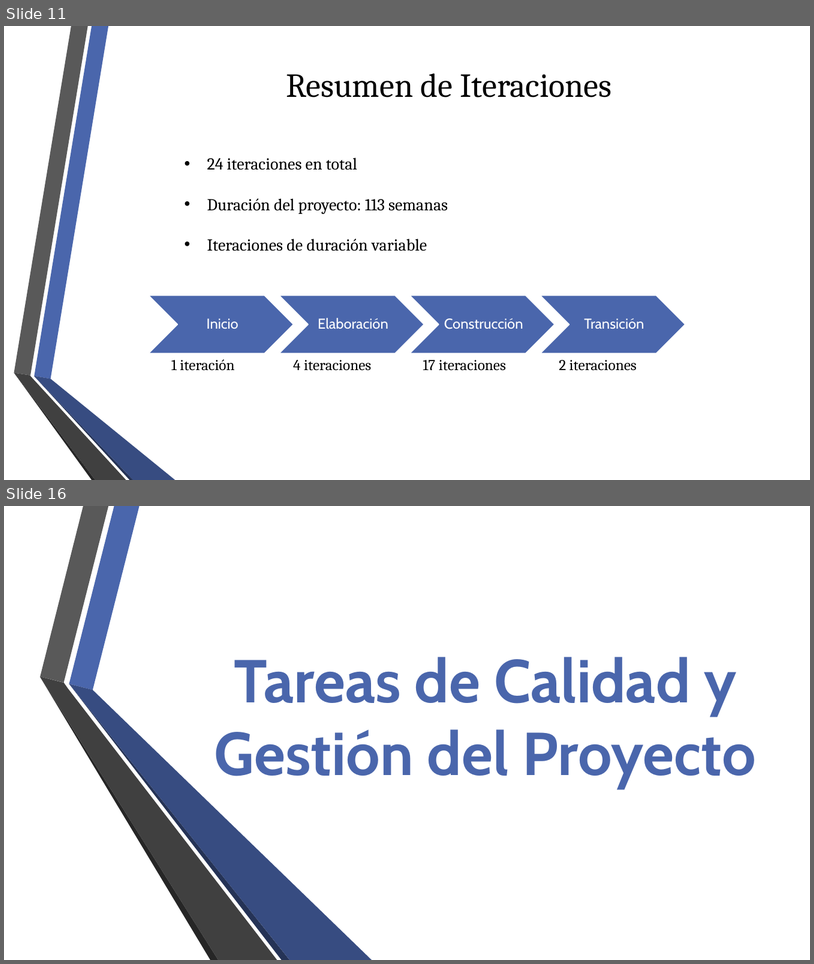
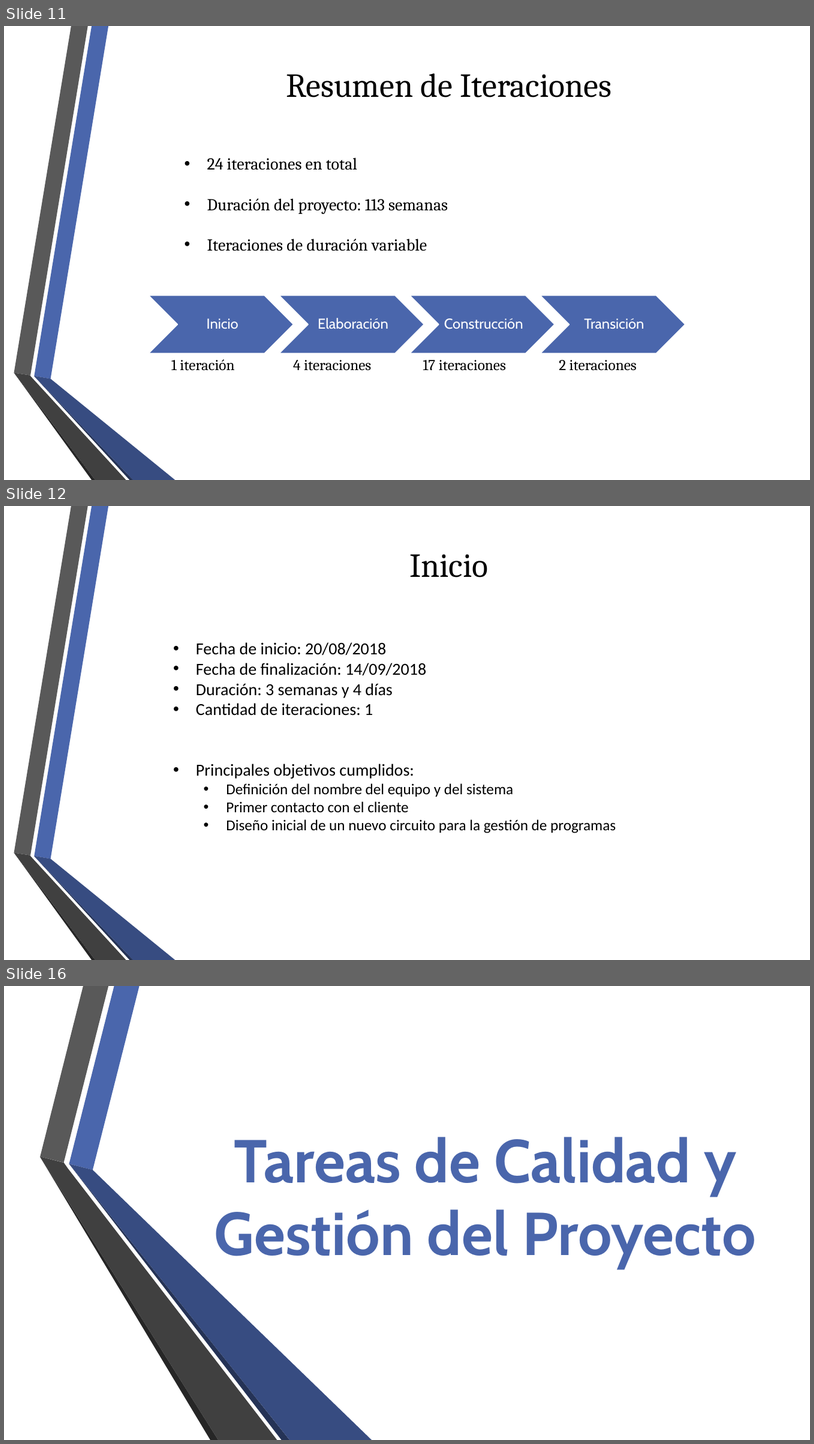
Before and after one commit to fge23/Sistema-VASPA, a slide deck: Presentaciones/Presentación VASPA - Diciembre 2020 - Examen Final/Presentación VASPA - Diciembre 2020 - Examen Final.pptx. Shown one above the other, each under a label of ours: slides 11 and 16 before the commit, slides 11, 12 and 16 after it; the slides between them are not shown. The pictures are 814x964 and 814x1444 pixels, drawn with LibreOffice and Linux fonts; fonts in the diff are those of the drawing; background and template pictures are left out. Boxes give left, top, right and bottom in pixels: in the first picture for what was removed or moved away, otherwise in the second. Text is boxed around its words. In the diff, an @@ line names an element or a change of style, - is before the commit and + after.

```diff
--- a/Presentaciones/Presentación VASPA - Diciembre 2020 - Examen Final/Presentación VASPA - Diciembre 2020 - Examen Final.pptx
+++ b/Presentaciones/Presentación VASPA - Diciembre 2020 - Examen Final/Presentación VASPA - Diciembre 2020 - Examen Final.pptx
@@ slide 12 added at [4, 506, 810, 960], background picture (left out); not listed: 6 template elements that a slide beside it also shows @@
@@ title added at [410, 554, 489, 577], 40 pt, text #000000 @@
+Inicio
@@ text added at [196, 642, 616, 833], 20 pt, text #000000 @@
+• Fecha de inicio: 20/08/2018
+• Fecha de finalización: 14/09/2018
+• Duración: 3 semanas y 4 días
+• Cantidad de iteraciones: 1
+• Principales objetivos cumplidos:
+  • Definición del nombre del equipo y del sistema
+  • Primer contacto con el cliente
+  • Diseño inicial de un nuevo circuito para la gestión de programas
```
Also in this commit, not shown: 4 slides changed, 5 other slides added, 4 slides removed.
